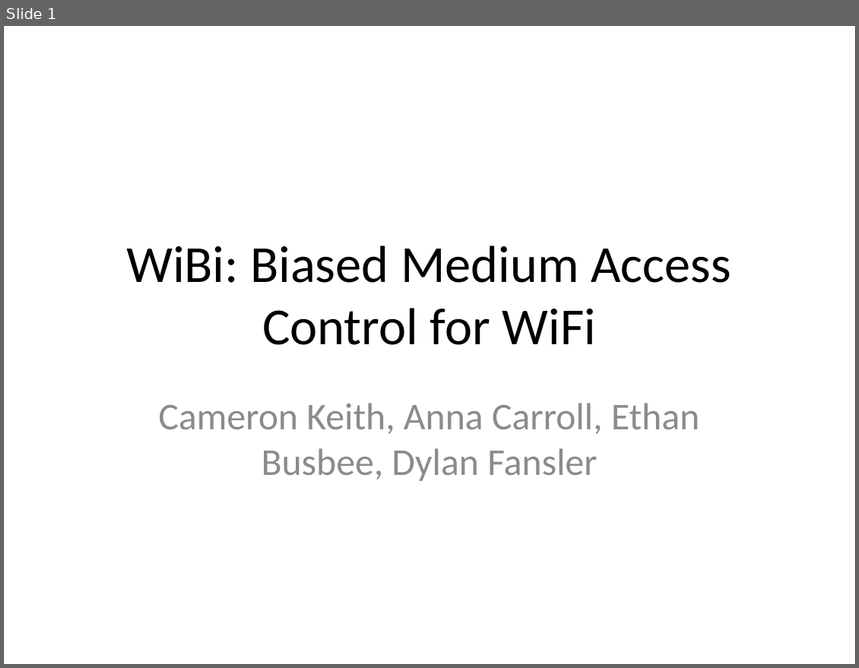
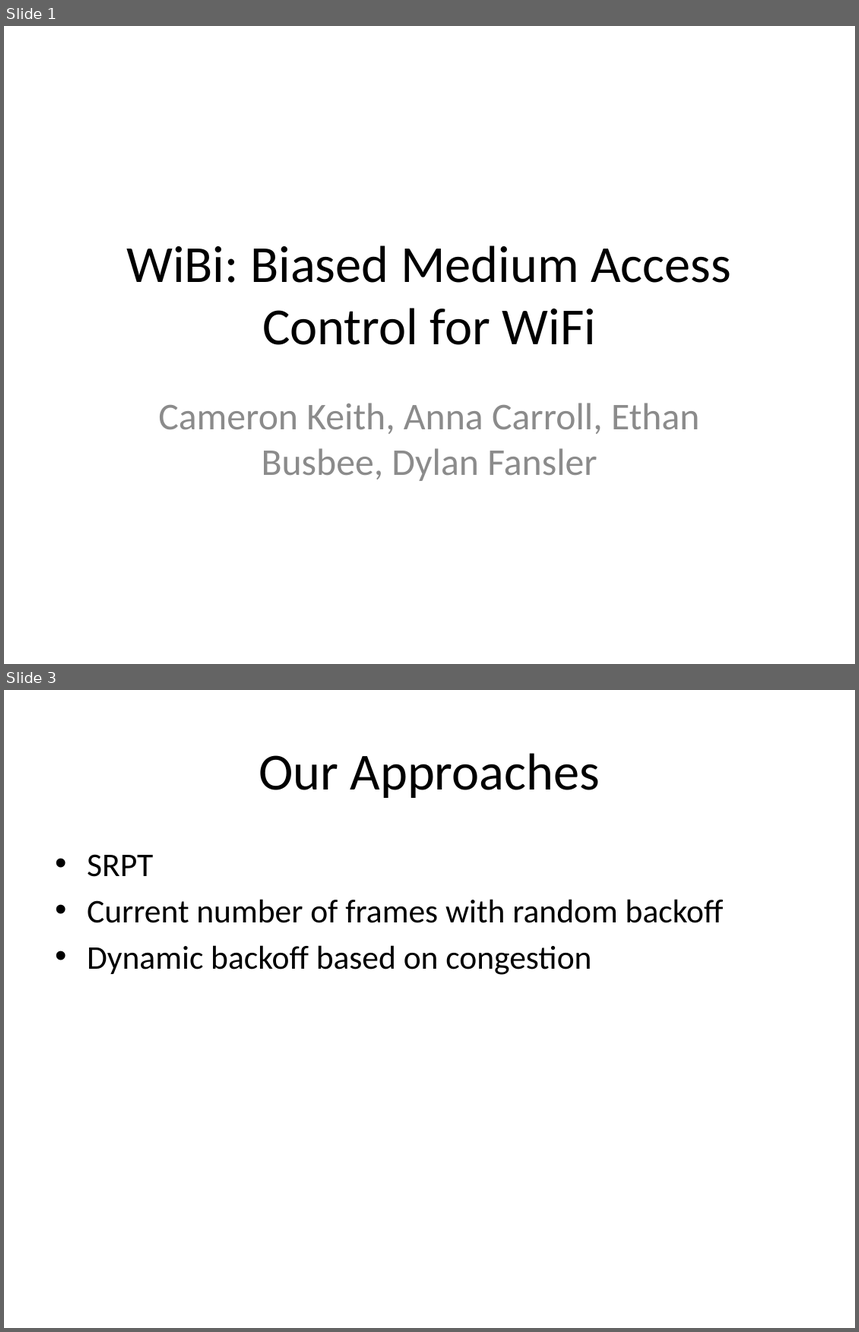
Before and after one commit to Marfle-Bark/myHUMPS, a slide deck: Presentation.pptx. Shown one above the other, each under a label of ours: slide 1 before the commit, slides 1 and 3 after it; the slides between them are not shown. The pictures are 859x668 and 859x1332 pixels, drawn with LibreOffice and Linux fonts; fonts in the diff are those of the drawing. Boxes give left, top, right and bottom in pixels: in the first picture for what was removed or moved away, otherwise in the second. Text is boxed around its words. In the diff, an @@ line names an element or a change of style, - is before the commit and + after.

```diff
--- a/Presentation.pptx
+++ b/Presentation.pptx
@@ slide 3 added at bbox=[4, 690, 855, 1328], background #FFFFFF @@
@@ title added at bbox=[259, 753, 601, 798], 44 pt, text #000000 @@
+Our Approaches
@@ text added at bbox=[87, 854, 724, 975], 28 pt, text #000000 @@
+• SRPT
+• Current number of frames with random backoff
+• Dynamic backoff based on congestion
```
Also in this commit, not shown: 6 other slides added, 3 slides removed.
